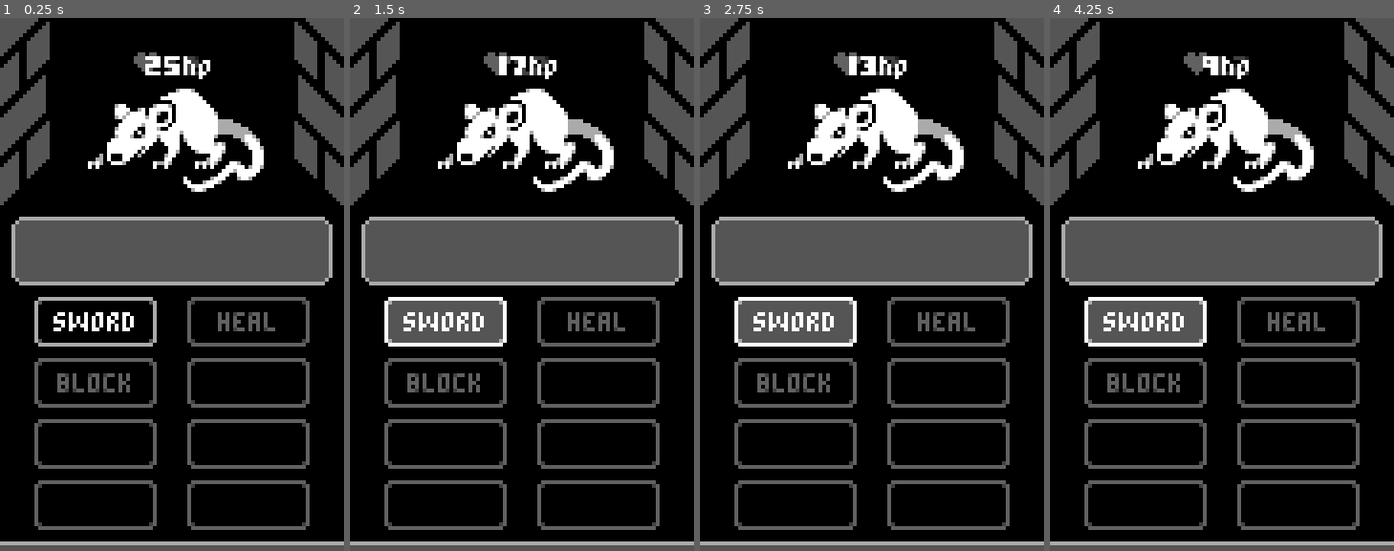
Above: before the commit, frames 1-4 (left to right).
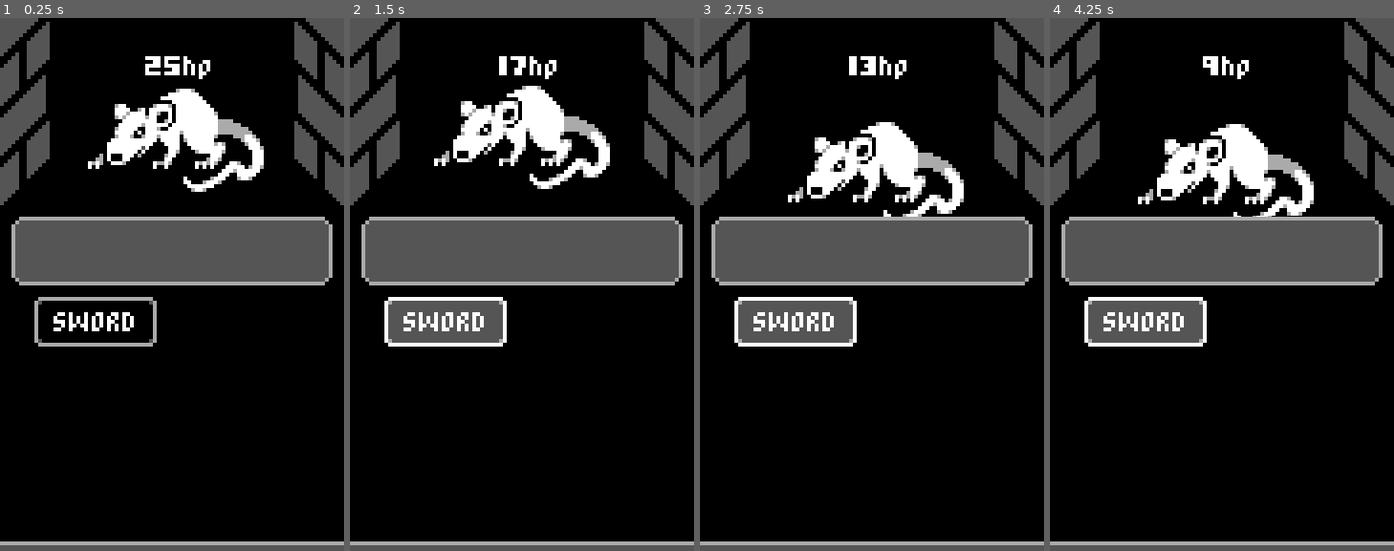
Above: after the commit, the same moments.

Repository: woliveira82/godot-mobile-rpg
Game: Godot game, scene res://Battle.tscn
Same seed, same stepped clock (60 frames per second), same inputs: the game is played once before the commit and once after it.
Inputs:
- Up to frame 1 (0.25 s): no input
- Up to frame 2 (1.5 s): click "SWORD" at 0.5 s; click "SWORD" at 1.25 s
- Up to frame 3 (2.75 s): click "SWORD" at 2 s
- Up to frame 4 (4.25 s): tap Enter at 3.5 s

The runs differ from the first frame. In frame 1, 5.8% of the frame differs, in the area x 10-90%, y 6-97%; in frame 2, 8.2%; in frame 3, 11%; in frame 4, 11%.

Commit message:
feat: enemy death and animation

Diff:
--- a/Battle.gd
+++ b/Battle.gd
@@ -1,7 +1,13 @@
 extends Node
 
 onready var enemy = $Enemy
+onready var sword_button = $UI/SwordButton
+
+func _on_SwordButton_pressed():
+	if enemy != null:
+		enemy.hp -= 4
 
 
-func _on_SwordButton_pressed():
-	enemy.hp -= 4
+func _on_Enemy_died():
+	enemy = null
+	sword_button.hide()
--- a/Battle.tscn
+++ b/Battle.tscn
@@ -1,10 +1,9 @@
-[gd_scene load_steps=6 format=2]
+[gd_scene load_steps=5 format=2]
 
 [ext_resource path="res://assets/images/Mobile RPG Mockup.png" type="Texture" id=1]
-[ext_resource path="res://assets/images/Rat.png" type="Texture" id=2]
+[ext_resource path="res://Enemy.tscn" type="PackedScene" id=2]
 [ext_resource path="res://assets/images/Dungeon.png" type="Texture" id=3]
 [ext_resource path="res://Battle.gd" type="Script" id=4]
-[ext_resource path="res://Enemy.gd" type="Script" id=5]
 
 [node name="Battle" type="Node"]
 script = ExtResource( 4 )
@@ -14,6 +13,7 @@
 texture = ExtResource( 3 )
 
 [node name="MobileRpgMockup" type="Sprite" parent="."]
+visible = false
 modulate = Color( 1, 1, 1, 0.380392 )
 position = Vector2( 45, 80 )
 texture = ExtResource( 1 )
@@ -21,25 +21,15 @@
 "_edit_lock_": true
 }
 
-[node name="Enemy" type="Node2D" parent="."]
+[node name="Enemy" parent="." instance=ExtResource( 2 )]
 position = Vector2( 46, 32 )
-script = ExtResource( 5 )
-
-[node name="Sprite" type="Sprite" parent="Enemy"]
-texture = ExtResource( 2 )
-
-[node name="HpLabel" type="Label" parent="Enemy"]
-margin_left = -19.0
-margin_top = -27.0
-margin_right = 21.0
-margin_bottom = -13.0
-text = "25hp"
-align = 1
-valign = 1
 
 [node name="UI" type="Control" parent="."]
 anchor_right = 1.011
 anchor_bottom = 1.0
+__meta__ = {
+"_edit_lock_": true
+}
 
 [node name="StatsPanel" type="Panel" parent="UI"]
 margin_left = 3.0
@@ -62,4 +52,5 @@
 margin_right = 92.0
 margin_bottom = 162.0
 
+[connection signal="died" from="Enemy" to="." method="_on_Enemy_died"]
 [connection signal="pressed" from="UI/SwordButton" to="." method="_on_SwordButton_pressed"]
--- a/Enemy.gd
+++ b/Enemy.gd
@@ -4,8 +4,18 @@
 var hp = 25 setget set_hp
 
 onready var hp_label = $HpLabel
+onready var animation_player = $AnimationPlayer
 
+signal died
 
 func set_hp(new_hp):
 	hp = new_hp
 	hp_label.text = str(hp) + 'hp'
+	if hp <= 0:
+		emit_signal("died")
+		queue_free()
+
+	else:
+		animation_player.play("Shake")
+		yield(animation_player, "animation_finished")
+		animation_player.play("Attack")
--- /dev/null
+++ b/Enemy.tscn
@@ -0,0 +1,72 @@
+[gd_scene load_steps=6 format=2]
+
+[ext_resource path="res://Enemy.gd" type="Script" id=1]
+[ext_resource path="res://assets/images/Rat.png" type="Texture" id=2]
+
+[sub_resource type="Animation" id=3]
+resource_name = "Attack"
+length = 0.8
+tracks/0/type = "value"
+tracks/0/path = NodePath("Sprite:position")
+tracks/0/interp = 1
+tracks/0/loop_wrap = true
+tracks/0/imported = false
+tracks/0/enabled = true
+tracks/0/keys = {
+"times": PoolRealArray( 0, 0.3, 0.4, 0.8 ),
+"transitions": PoolRealArray( 1, 1, 1, 1 ),
+"update": 0,
+"values": [ Vector2( 0, 0 ), Vector2( 0, -4 ), Vector2( 0, 11 ), Vector2( 0, 0 ) ]
+}
+
+[sub_resource type="Animation" id=2]
+length = 0.001
+tracks/0/type = "value"
+tracks/0/path = NodePath("Sprite:position")
+tracks/0/interp = 1
+tracks/0/loop_wrap = true
+tracks/0/imported = false
+tracks/0/enabled = true
+tracks/0/keys = {
+"times": PoolRealArray( 0 ),
+"transitions": PoolRealArray( 1 ),
+"update": 0,
+"values": [ Vector2( 0, 0 ) ]
+}
+
+[sub_resource type="Animation" id=1]
+resource_name = "Shake"
+length = 0.2
+step = 0.05
+tracks/0/type = "value"
+tracks/0/path = NodePath("Sprite:position")
+tracks/0/interp = 1
+tracks/0/loop_wrap = true
+tracks/0/imported = false
+tracks/0/enabled = true
+tracks/0/keys = {
+"times": PoolRealArray( 0, 0.05, 0.1, 0.15, 0.2 ),
+"transitions": PoolRealArray( 1, 1, 1, 1, 1 ),
+"update": 0,
+"values": [ Vector2( 3, -1 ), Vector2( -4, 3 ), Vector2( 3, 2 ), Vector2( -3, -2 ), Vector2( 0, 0 ) ]
+}
+
+[node name="Enemy" type="Node2D"]
+script = ExtResource( 1 )
+
+[node name="Sprite" type="Sprite" parent="."]
+texture = ExtResource( 2 )
+
+[node name="HpLabel" type="Label" parent="."]
+margin_left = -19.0
+margin_top = -27.0
+margin_right = 21.0
+margin_bottom = -13.0
+text = "25hp"
+align = 1
+valign = 1
+
+[node name="AnimationPlayer" type="AnimationPlayer" parent="."]
+anims/Attack = SubResource( 3 )
+anims/RESET = SubResource( 2 )
+anims/Shake = SubResource( 1 )
